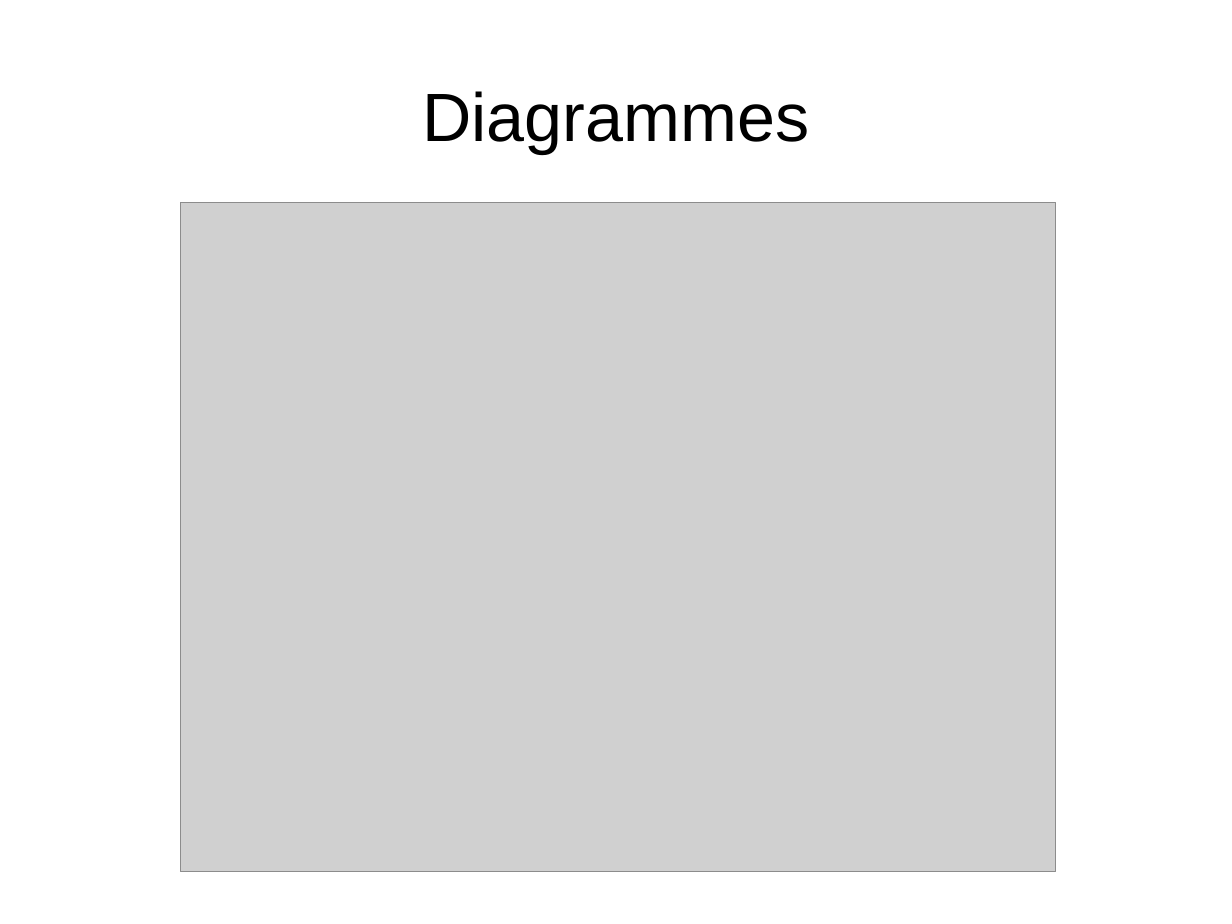
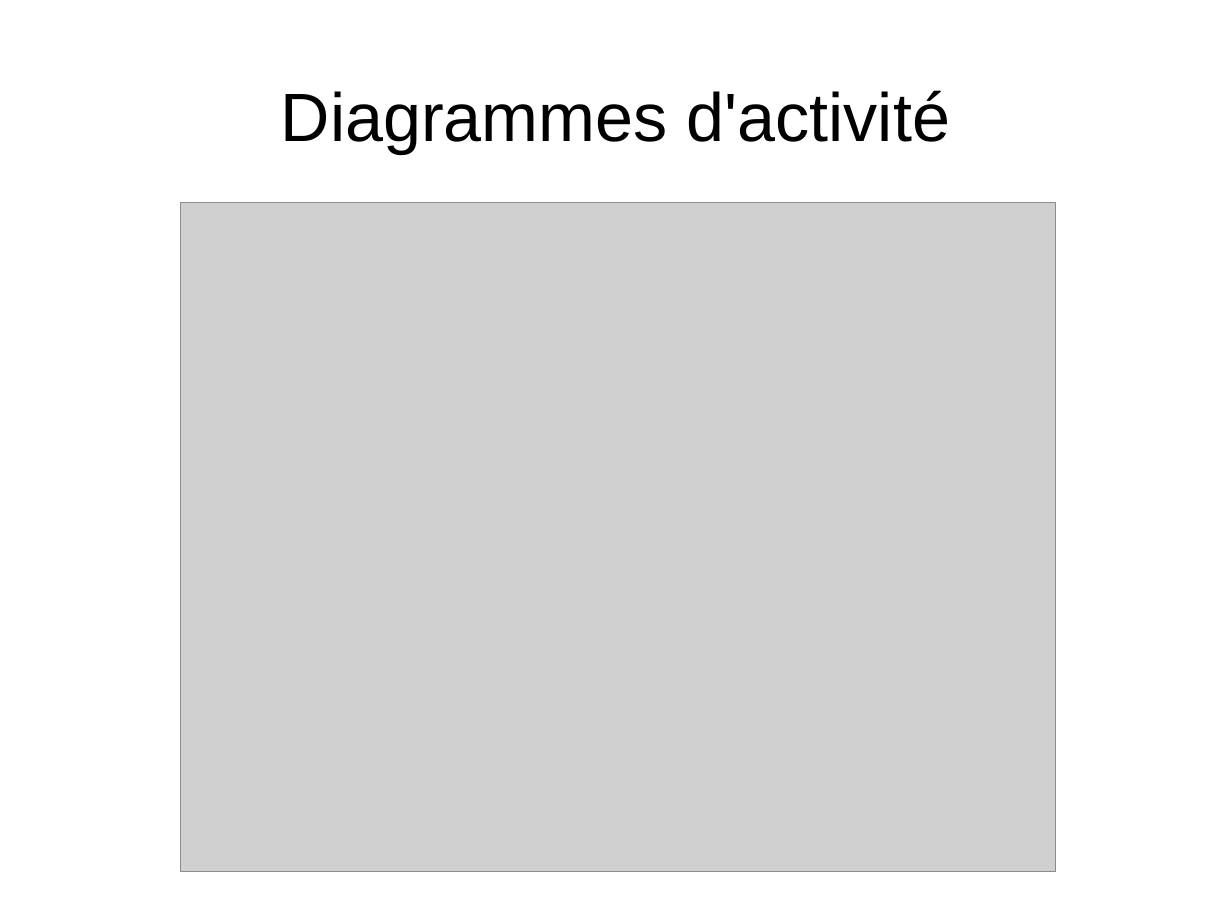
Before and after one commit to Wathil/POECNews, a slide deck: slide 10 of presentation.odp (slide 7 before the commit). Drawn at 1232x924 pixels with LibreOffice and Linux fonts; fonts in the diff are those of the drawing; grey boxes stand for pictures. Boxes give left, top, right and bottom in pixels: in the first picture for what was removed or moved away, otherwise in the second. Text is boxed around its words. In the diff, an @@ line names an element or a change of style, - is before the commit and + after.

Commit message:
ok

```diff
--- a/presentation.odp
+++ b/presentation.odp
@@ title at <box>281,90,950,153</box>: text changed @@
-Diagrammes
+Diagrammes d'activité
```
Also in this commit, not shown: 1 other slide changed, 5 slides added, 1 slide removed.
